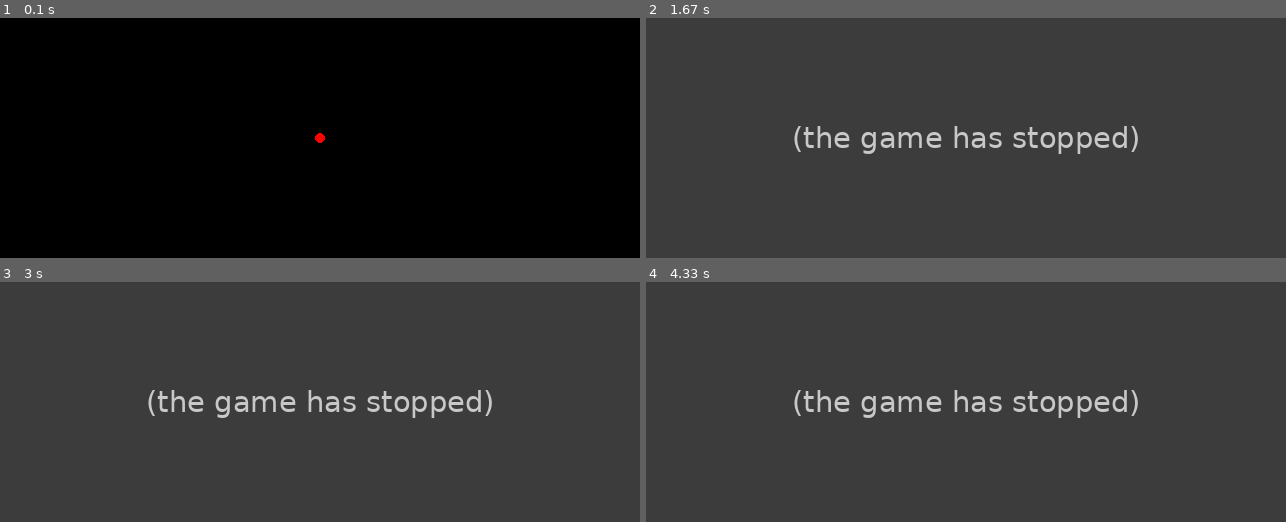
Above: before the commit, frames 1-4 (two rows, left to right).
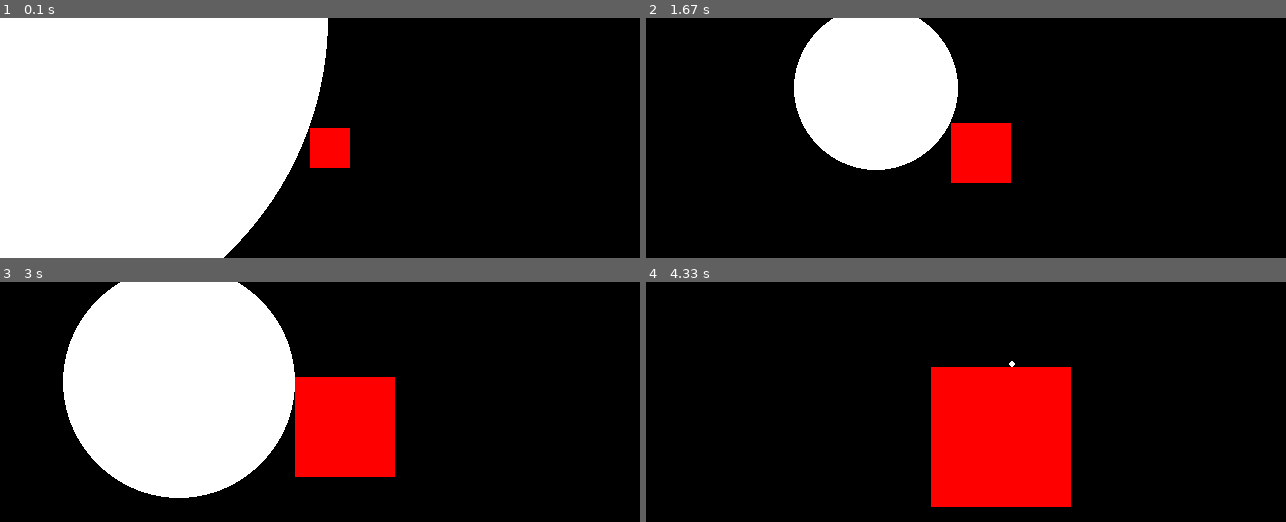
Above: after the commit, the same moments.

Repository: reiokazoeru/EggsAndSpamCraft
Game: pygame game, started from Assets/Rendering Scripts/2dMarchConcept.py
Same seed, same stepped clock (60 frames per second), same inputs: the game is played once before the commit and once after it.
Inputs (mouse positions are in pixels of both pictures, inside the frame that each line leads up to):
- Up to frame 1 (0.1 s): no input
- Up to frame 2 (1.67 s): right-click (767, 102) at 0.38 s; press the mouse at (767, 102) at 0.7 s; move the mouse to (780, 75) at 0.8 s; release the mouse at (799, 49) at 0.93 s; press the mouse at (767, 102) at 1.03 s; move the mouse to (870, 133) at 1.13 s; release the mouse at (972, 162) at 1.27 s; press the mouse at (767, 102) at 1.37 s; move the mouse to (825, 94) at 1.47 s; release the mouse at (876, 87) at 1.6 s
- Up to frame 3 (3 s): press the mouse at (121, 366) at 1.7 s; move the mouse to (320, 380) at 1.8 s; release the mouse at (518, 397) at 1.93 s; press the mouse at (121, 366) at 2.03 s; move the mouse to (332, 406) at 2.13 s; release the mouse at (544, 450) at 2.27 s; press the mouse at (121, 366) at 2.37 s; move the mouse to (147, 404) at 2.47 s; release the mouse at (166, 445) at 2.6 s; press the mouse at (121, 366) at 2.7 s; move the mouse to (147, 373) at 2.8 s; release the mouse at (179, 382) at 2.93 s
- Up to frame 4 (4.33 s): press the mouse at (767, 366) at 3.03 s; move the mouse to (818, 344) at 3.13 s; release the mouse at (863, 325) at 3.27 s; press the mouse at (767, 366) at 3.37 s; move the mouse to (882, 416) at 3.47 s; release the mouse at (1004, 469) at 3.6 s; press the mouse at (767, 366) at 3.7 s; move the mouse to (959, 392) at 3.8 s; release the mouse at (1151, 421) at 3.93 s; press the mouse at (767, 366) at 4.03 s; move the mouse to (889, 366) at 4.13 s; release the mouse at (1010, 363) at 4.27 s

The runs differ from the first frame. In frame 1, 47% of the frame differs, in the area x 0-55%, y 0-100%; in frame 2, 100%, in the area x 0-100%, y 0-100%; in frame 3, 100%; in frame 4, 100%.
Error before the commit: TypeError: unsupported operand type(s) for -: 'tuple' and 'tuple' (2dMarchConcept.py line 19); the game stopped at 0.33 s (later frames are placeholders)

Commit message:
added pyopengl

Diff:
--- a/Assets/Rendering Scripts/2dMarchConcept.py
+++ b/Assets/Rendering Scripts/2dMarchConcept.py
@@ -1,6 +1,6 @@
 from math import *
 import pygame
-from pygame.draw import circle
+from pygame.draw import circle, rect
 from pygame.locals import *
 """
 so for given inital point (x,y) at angel r, calculate distance to all objects in scene,
@@ -8,27 +8,30 @@
 repeat until line length is less than given threshold
 rectangle eq
 """
+def tupleSub(t1:tuple,t2:tuple):
+    return tuple(map(lambda i, j: i - j, t1, t2))
+def tupleAbs(t1:tuple):
+    return (abs(t1[0]),abs(t1[1]))
 
-
-def length(p1): #use pythagoras to find line length from point offest from (0,0)
+def length(p1:tuple): #use pythagoras to find line length from point offest from (0,0)
     return sqrt(p1[0]*p1[0]+p1[1]*p1[1])
-def lineLength(p1,p2): #use length function to calc distance from p1 to p2
+def lineLength(p1:tuple,p2:tuple): #use length function to calc distance from p1 to p2
     return length((p1[0]-p2[0],p1[1]-p2[1]))
 
-def signedDistanceToCircle(p,center,radius:float):
-    return length(center-p)-radius
-def signedDistanceToRect(p,center,size):
-    offset = abs(p-center) - size
-    unsignedDist = length(max(offset,0))
-    dstInsideBox = max(min(offset,0))
+def signedDistanceToCircle(p:tuple,center:tuple,radius:float):
+    return lineLength(center,p)-radius
+def signedDistanceToRect(p:tuple,center:tuple,size:tuple):
+    offset = tupleSub(tupleAbs(tupleSub(p,center)),size)
+    unsignedDist = length(max(offset,(0,0)))
+    dstInsideBox = max(min(offset,(0,0)))
     return unsignedDist + dstInsideBox
 
 
 screenSize = ((640,240))
 mousePos = (0,0)
 circleRadius = 0
-testCirclePos = (640/2,240/2)
-testCircleRadius = 5.0
+testPos = (640/2,240/2)
+testRadius = 20.0
 pygame.init()
 screen = pygame.display.set_mode(screenSize)
 runBool = True
@@ -38,11 +41,19 @@
             runBool = False
         elif event.type == MOUSEMOTION:
             mousePos= event.pos
-            circleRadius = signedDistanceToCircle(mousePos,testCirclePos,testCircleRadius)
+        elif event.type == MOUSEBUTTONDOWN:
+            if event.button == 1:
+                testRadius +=5
+            elif event.button == 3:
+                testRadius -=5
+    #vars to update on frame advance
+    testRect = Rect(testPos[0]-testRadius/2,testPos[1]-testRadius/2,testRadius*2,testRadius*2)
+    circleRadius = signedDistanceToRect(mousePos,testRect.center,(testRadius,testRadius))
     #items to put on screen
     screen.fill((0,0,0))
     pygame.draw.circle(screen,(255,255,255),mousePos,circleRadius)
-    pygame.draw.circle(screen,(255,0,0),testCirclePos,testCircleRadius)
+    pygame.draw.rect(screen,(255,0,0),testRect)
+    #pygame.draw.circle(screen,(255,0,0),testPos,testRadius)
     #update screen
     pygame.display.update()
 pygame.quit()
